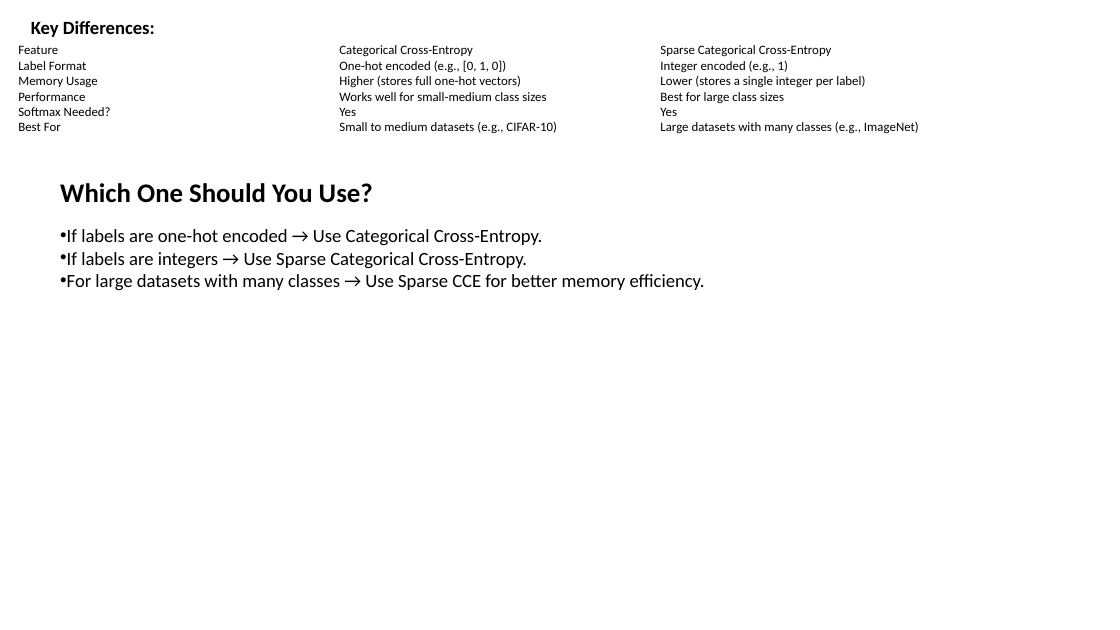
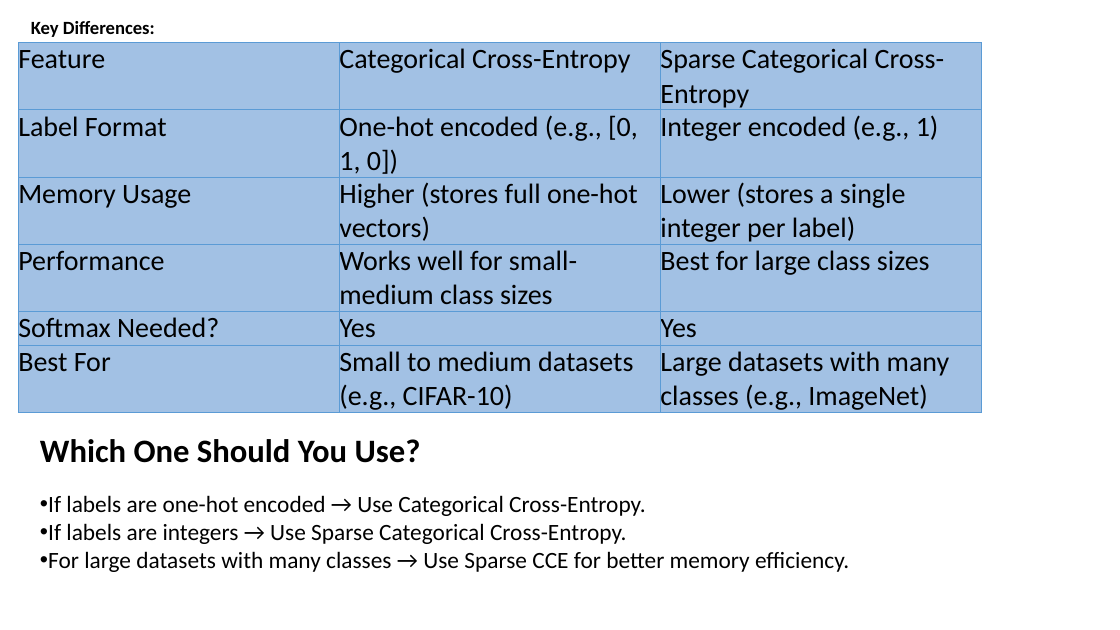
Before and after one commit to shahil04/ds_materials, a slide deck: slide 25 of 9.Deep_learning/class_3_module_9_deep learning_Loss_Functions Gradient Descent.pptx. Drawn at 1120x630 pixels with LibreOffice and Linux fonts; fonts in the diff are those of the drawing. Boxes give left, top, right and bottom in pixels: in the first picture for what was removed or moved away, otherwise in the second. Text is boxed around its words. In the diff, an @@ line names an element or a change of style, - is before the commit and + after.

```diff
--- a/9.Deep_learning/class_3_module_9_deep learning_Loss_Functions Gradient Descent.pptx
+++ b/9.Deep_learning/class_3_module_9_deep learning_Loss_Functions Gradient Descent.pptx
@@ table at box(18, 42, 981, 416) @@
@@ size 11 to 24 pt @@
@@ borders changed @@
@@ text "Which One Should You Use?": place and size @@
-text "Which One Should You Use?" at box(60, 183, 705, 290)
+text "Which One Should You Use?" at box(40, 439, 849, 572)
@@ text "Which One Should You Use?" at box(40, 439, 849, 572): size 23 to 28 pt in "Which One Should You Use?"; size 16 to 20 pt in "If labels are one-hot encoded → Use ...", "If labels are integers → Use Sparse ...", "For large datasets with many classes → ..."; more space between paragraphs @@
```
Also in this commit, not shown: 7 other slides changed, 1 slide added, 3 slides removed, 50 other files.
